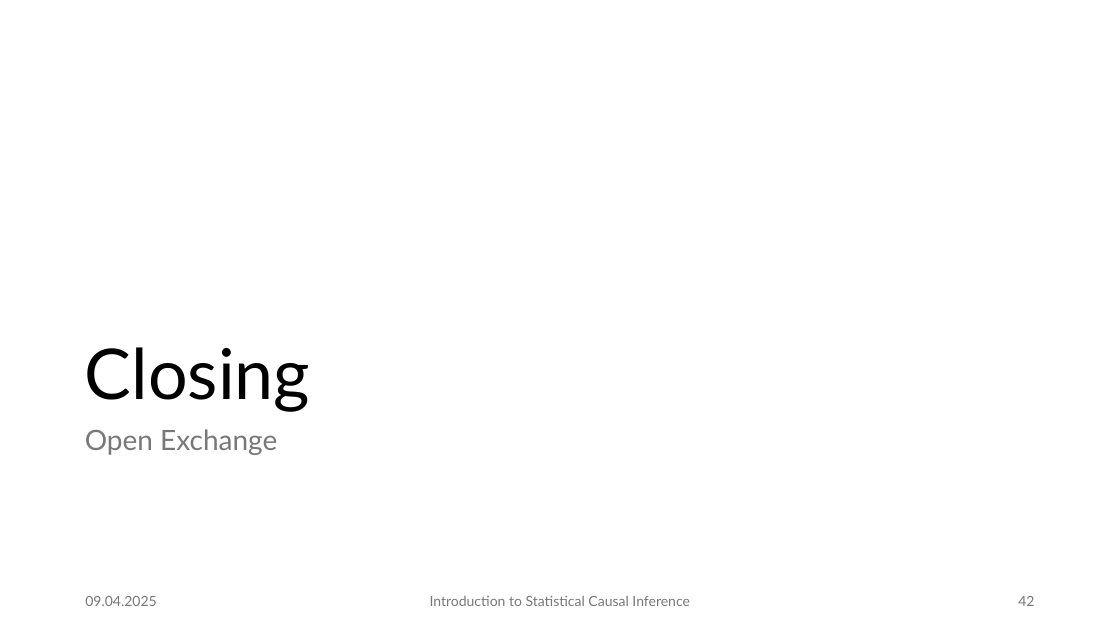
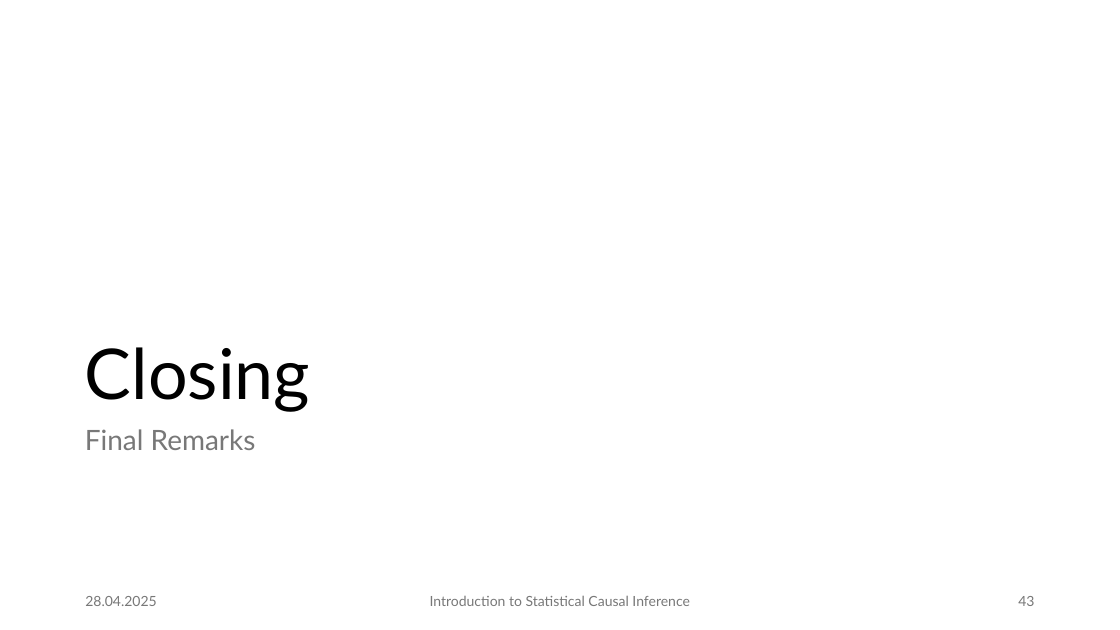
Before and after one commit to JulianFrattini/bda4sci, a slide deck: slide 43 of version2/slides/intro-sci.pptx (slide 42 before the commit). Drawn at 1120x630 pixels with LibreOffice and Linux fonts; fonts in the diff are those of the drawing. Boxes give left, top, right and bottom in pixels: in the first picture for what was removed or moved away, otherwise in the second. Text is boxed around its words. In the diff, an @@ line names an element or a change of style, - is before the commit and + after.

```diff
--- a/version2/slides/intro-sci.pptx
+++ b/version2/slides/intro-sci.pptx
@@ text at (x1=85, y1=429, x2=256, y2=450): text changed @@
-Open Exchange
+Final Remarks
@@ text at (x1=85, y1=596, x2=156, y2=606): text changed @@
-09.04.2025
+28.04.2025
@@ page number at (x1=1018, y1=596, x2=1034, y2=606): text changed @@
-42
+43
```
Also in this commit, not shown: 42 other slides changed, 1 slide added, 2 other files.
